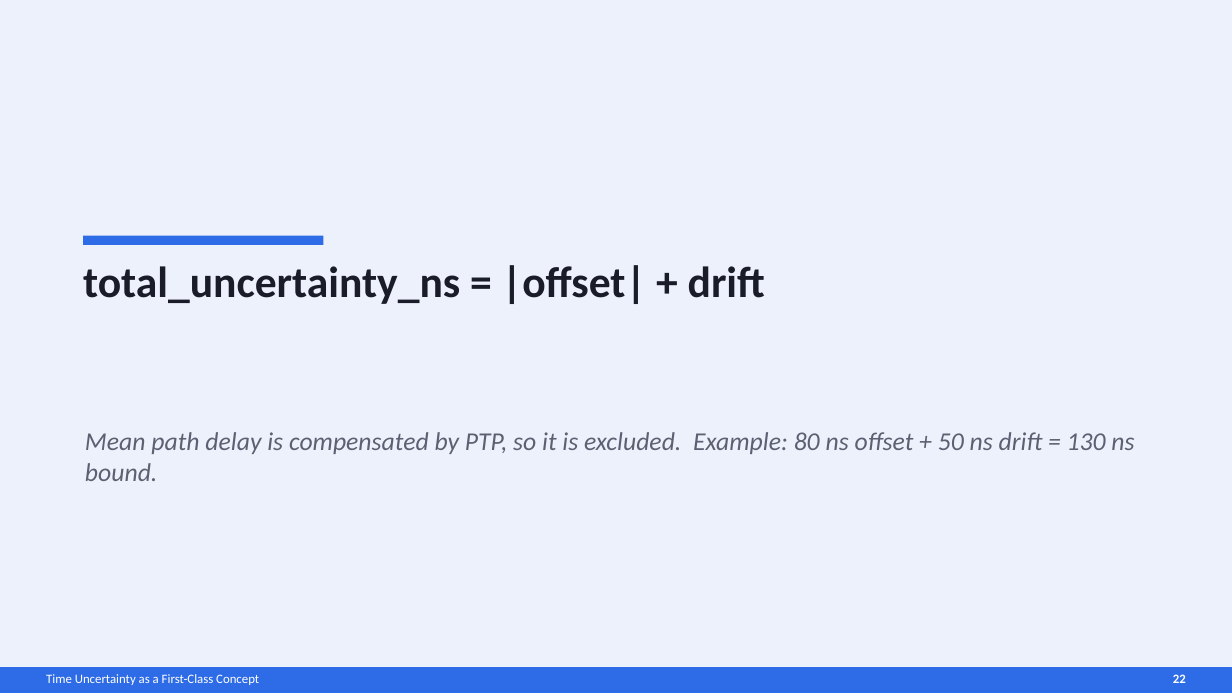
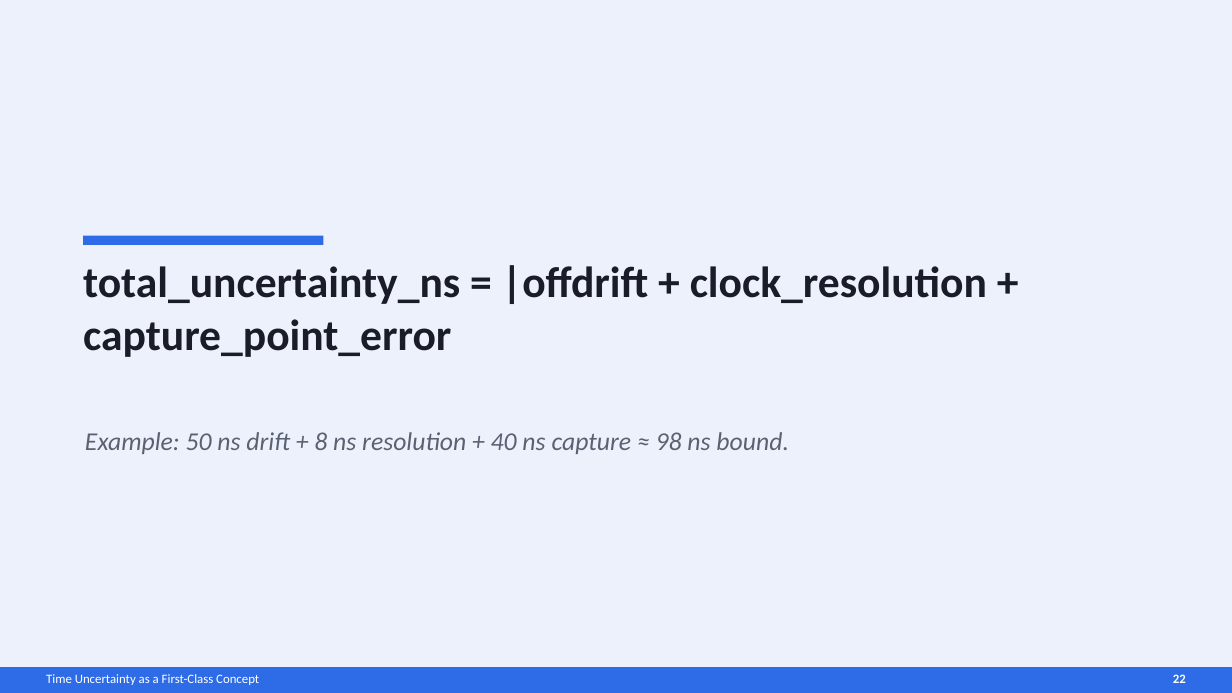
Before and after one commit to MaciekMachni/netdev-0x1a-talk, a slide deck: slide 22 of time-uncertainty-error-bar.pptx. Drawn at 1232x693 pixels with LibreOffice and Linux fonts; fonts in the diff are those of the drawing. Boxes give left, top, right and bottom in pixels: in the first picture for what was removed or moved away, otherwise in the second. Text is boxed around its words. In the diff, an @@ line names an element or a change of style, - is before the commit and + after.

Commit message:
review slides 1-22

```diff
--- a/time-uncertainty-error-bar.pptx
+++ b/time-uncertainty-error-bar.pptx
@@ text at [83, 265, 987, 357]: text changed @@
-total_uncertainty_ns = |offset| + drift
+total_uncertainty_ns = |offdrift + clock_resolution + capture_point_error
@@ text at [85, 432, 789, 454]: text changed @@
-Mean path delay is compensated by PTP, so it is excluded. Example: 80 ns offset + 50 ns drift = 130 ns bound.
+Example: 50 ns drift + 8 ns resolution + 40 ns capture ≈ 98 ns bound.
```
Also in this commit, not shown: 10 other slides changed, 3 other files.
